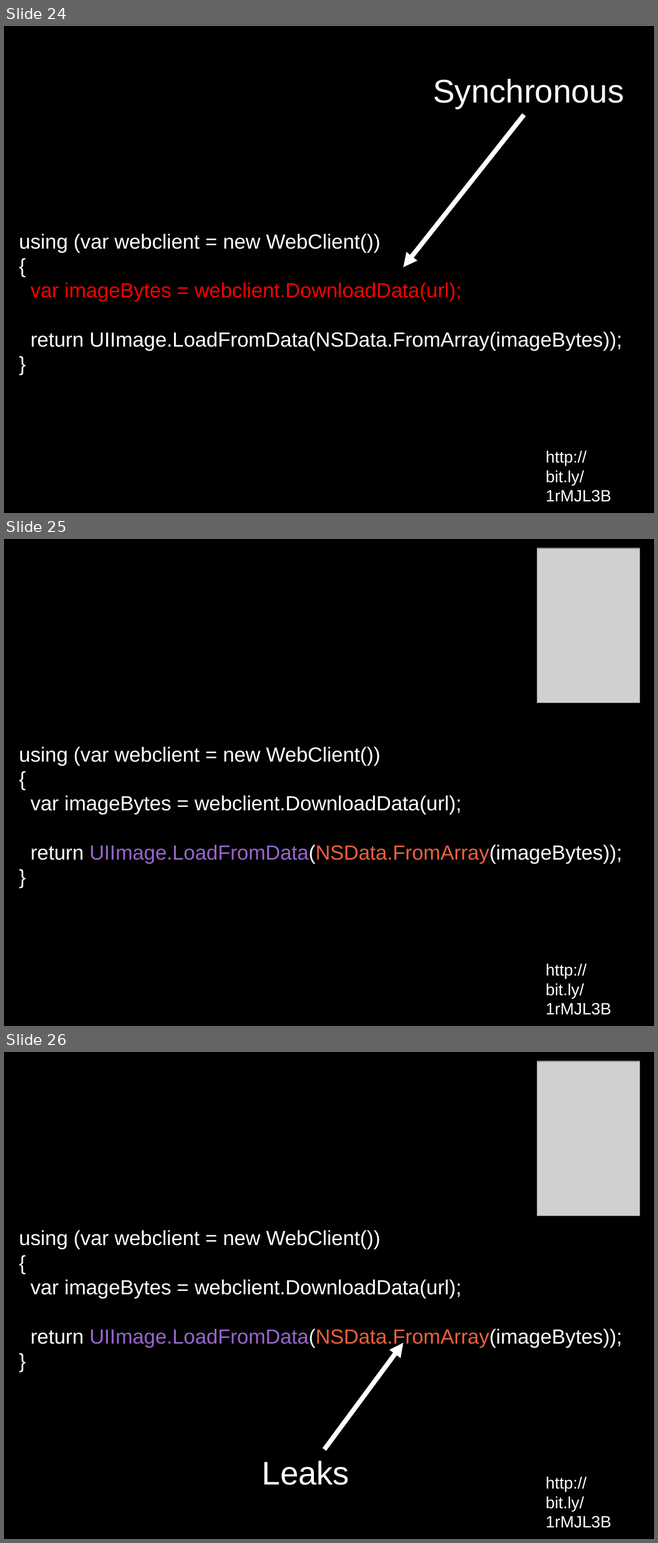
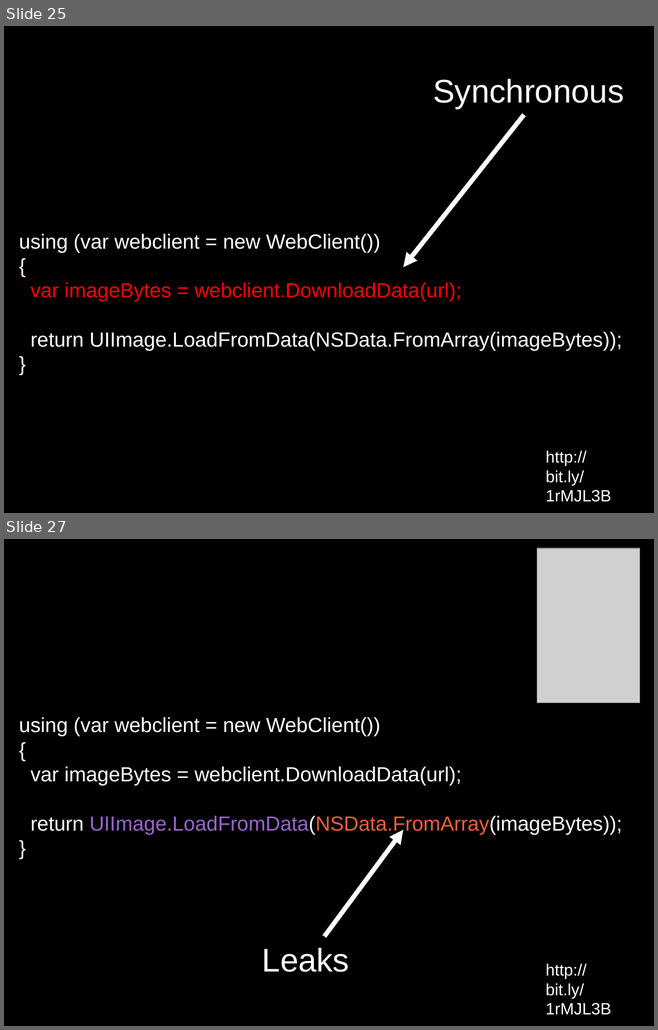
Before and after one commit to dodikk/xamarin-intro-slides, a slide deck: XamarinIntro.odp. Shown one above the other, each under a label of ours: slides 24, 25 and 26 before the commit, slides 25 and 27 after it; the slides between them are not shown. The pictures are 658x1543 and 658x1030 pixels, drawn with LibreOffice and Linux fonts; fonts in the diff are those of the drawing; grey boxes stand for pictures. Boxes give left, top, right and bottom in pixels: in the first picture for what was removed or moved away, otherwise in the second. Text is boxed around its words. In the diff, an @@ line names an element or a change of style, - is before the commit and + after.

```diff
--- a/XamarinIntro.odp
+++ b/XamarinIntro.odp
@@ slide 25 removed at (4, 539, 654, 1026), background #000000 @@
@@ picture removed at (537, 548, 640, 703) @@
@@ text removed at (19, 747, 622, 864) @@
-using (var webclient = new WebClient())
-{
-var imageBytes = webclient.DownloadData(url);
-return UIImage.LoadFromData(NSData.FromArray(imageBytes));
-}
@@ text removed at (545, 964, 611, 1015) @@
-http://bit.ly/1rMJL3B
@@ what was slide 24 is now slide 25 @@
@@ what was slide 26 is now slide 27 @@
```
Also in this commit, not shown: 3 slides added, 3 other files.
